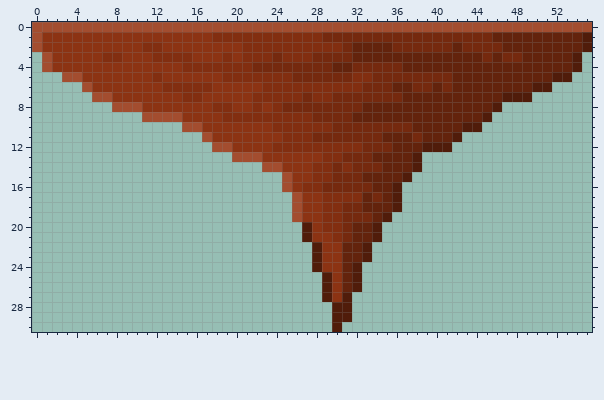
Pixel-art sprite -- Jump the Gun/Assets/Sprites/StalagtitesBases/RedBase1.png. This is how it looked before the edit.
The file is 168x93 pixels, drawn in blocks of 3x3; one block is one cell here.
After:
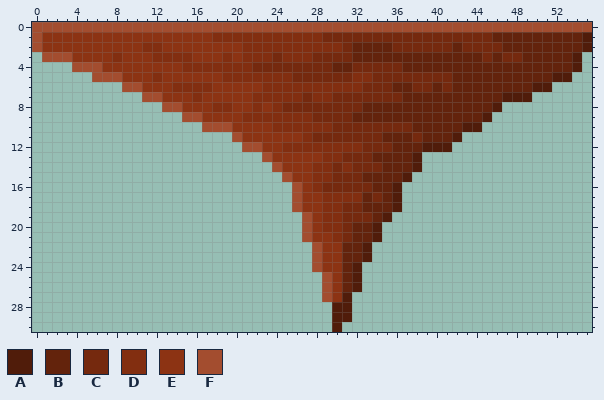
Palette (. is transparent): A #501c0a  B #63230c  C #75290e  D #822e10  E #8c3313  F #a34d2f
Changes in this commit:
Colour D gives way to colour E in row 3 at x 7; in row 6 at x 13; in row 7 at x 15; in row 9 at x 19 to 20; in row 11 at x 25 to 26; in row 12 at x 24.
Colour D gives way to colour E in row 16 at x 27.
Colour A gives way to colour F in rows 20 to 21 at x 27; in rows 22 to 24 at x 28; in rows 25 to 27 at x 29.
Colour E gives way to colour F in row 3 at x 2 to 3; in row 4 at x 4 to 6; in row 5 at x 6 to 8; in row 6 at x 9 to 10; in row 7 at x 11 to 12; in row 8 at x 13 to 14.
Colour E gives way to colour F in row 9 at x 15 to 16; in row 10 at x 17 to 19; in row 11 at x 20; in row 12 at x 21 to 22; in row 13 at x 23; in row 16 at x 26.
Colour E gives way to colour F in row 19 at x 27.
The author cleared colour E in row 4 at x 2 to 3; in row 5 at x 5; in row 6 at x 6 to 8; in row 7 at x 8 to 10; in row 8 at x 11 to 12; in row 11 at x 18 to 19.
The author cleared colour E in row 12 at x 20.
The author cleared colour F in row 4 at x 1; in row 5 at x 3 to 4; in row 6 at x 5; in row 7 at x 6 to 7; in row 8 at x 8 to 10; in row 9 at x 11 to 14.
The author cleared colour F in row 10 at x 15 to 16; in row 11 at x 17; in row 12 at x 18 to 19; in row 13 at x 20 to 22; in row 14 at x 23; in row 16 at x 25.
The author cleared colour F in row 19 at x 26.
Pixel boxes of the changes (left, top, right, bottom) in both pictures:
changed: (42, 52, 332, 302)
